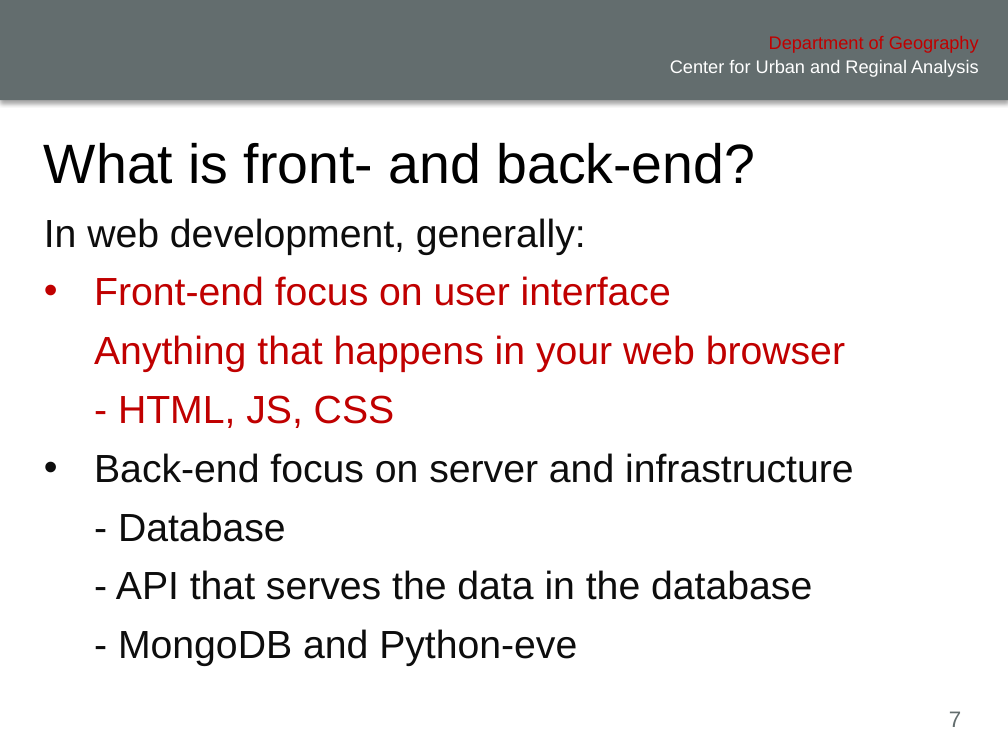
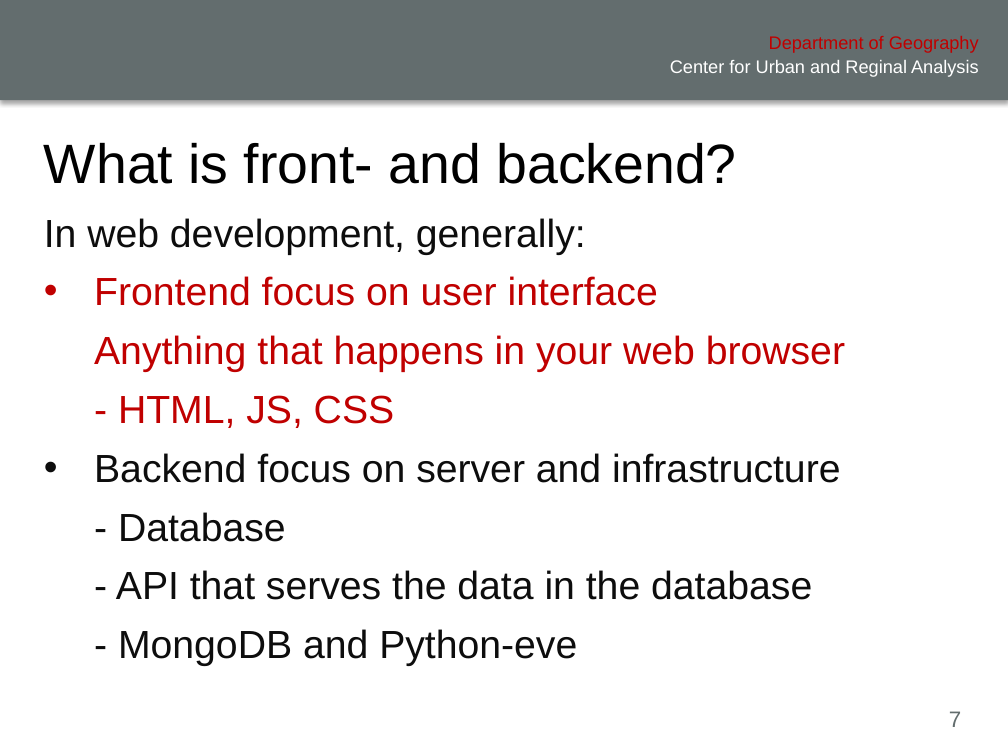
Before and after one commit to xiaohuiliugis/UCGIS-Fullstack-Geovisualization-Workshop, a slide deck: slide 7 of doc/presentation.pptx. Drawn at 1008x756 pixels with LibreOffice and Linux fonts; fonts in the diff are those of the drawing; background and template pictures are left out. Boxes give left, top, right and bottom in pixels: in the first picture for what was removed or moved away, otherwise in the second. Text is boxed around its words. In the diff, an @@ line names an element or a change of style, - is before the commit and + after.

```diff
--- a/doc/presentation.pptx
+++ b/doc/presentation.pptx
@@ title at box(44, 142, 736, 184): text changed @@
-What is front- and back-end?
+What is front- and backend?
@@ text at box(94, 276, 658, 306): text changed @@
-• Front-end focus on user interface
+• Frontend focus on user interface
@@ text at box(94, 453, 840, 483): text changed @@
-• Back-end focus on server and infrastructure
+• Backend focus on server and infrastructure
```
Also in this commit, not shown: 12 other slides changed, 1 other file.
